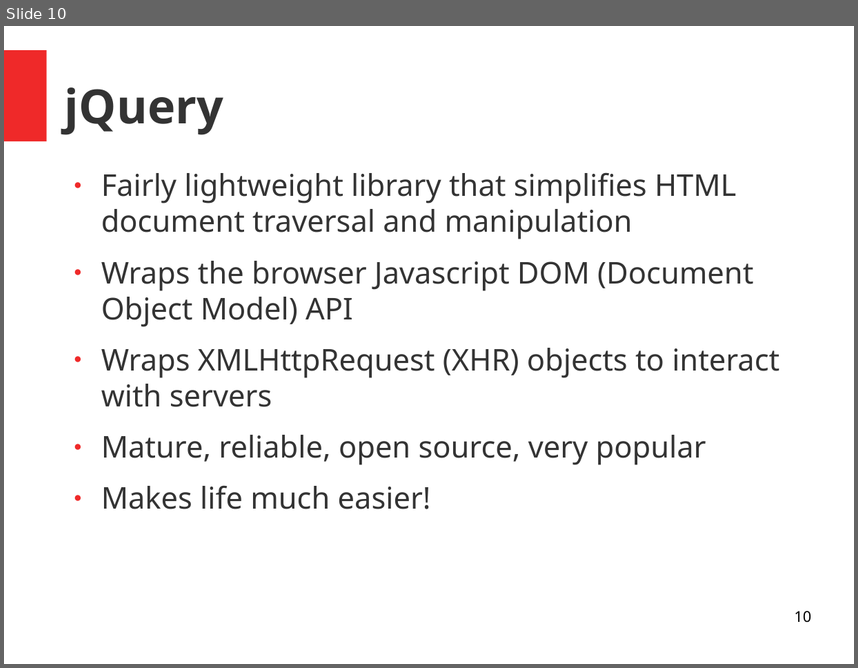
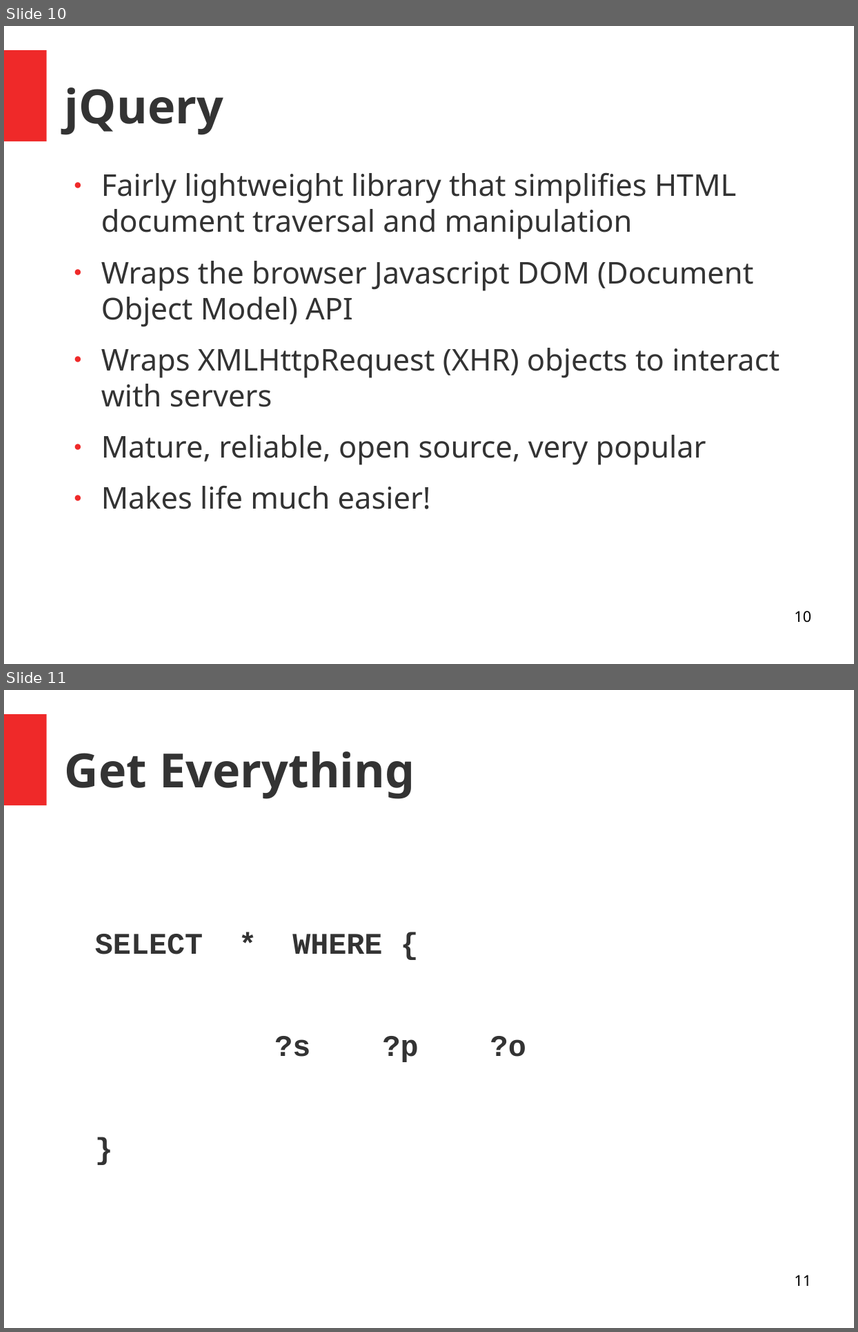
Before and after one commit to danja/danja.github.io, a slide deck: tutorials/browser-sparql-apps/slides.odp. Shown one above the other, each under a label of ours: slide 10 before the commit, slides 10 and 11 after it. The pictures are 858x668 and 858x1332 pixels, drawn with LibreOffice and Linux fonts; fonts in the diff are those of the drawing. Boxes give left, top, right and bottom in pixels: in the first picture for what was removed or moved away, otherwise in the second. Text is boxed around its words. In the diff, an @@ line names an element or a change of style, - is before the commit and + after.

```diff
--- a/tutorials/browser-sparql-apps/slides.odp
+++ b/tutorials/browser-sparql-apps/slides.odp
@@ slide 11 added at (4, 690, 854, 1328), background #FFFFFF; not listed: 1 template element that a slide beside it also shows @@
@@ title added at (65, 751, 415, 799), 44 pt, text #333333, bold @@
+Get Everything
@@ text added at (95, 934, 526, 1062), 28 pt, text #333333, bold @@
+SELECT * WHERE {
+?s ?p ?o
+}
@@ page number added at (794, 1274, 811, 1285), 14 pt, text #000000 @@
+11
```
Also in this commit, not shown: 2 slides changed, 3 other slides added, 2 other files.
